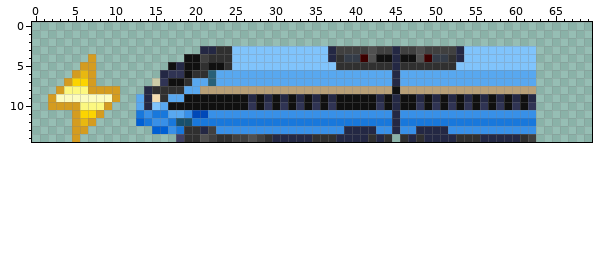
Sprite sheet: docs/download_page/_static/EUM.png. That is the earlier state.
The file is 70x15 pixels.
After:
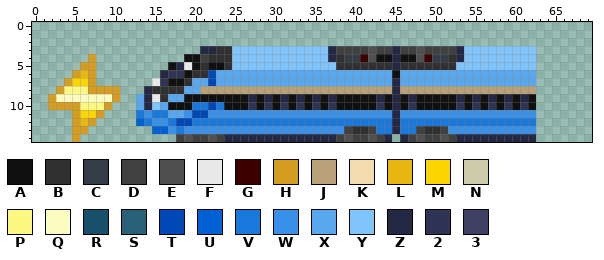
Palette (. is transparent): A #101010  B #303030  C #343c48  D #404040  E #505050  F #e8e8e8  G #3c0000  H #d49c20  J #b8a078  K #f4dcb0  L #e8b810  M #fcd400  N #cccca8  P #fcf880  Q #fcfcc0  R #18506c  S #286078  T #0048b8  U #0060d4  V #1878dc  W #3890e8  X #58a8f0  Y #80c4fc  Z #242844  2 #303454  3 #404064
Change:
y 5: x 19 A -> F
y 6: x 22 S -> T; x 45 Z -> A
y 7: x 15 N -> F; x 22 S -> T
y 8: x 45 A -> Z
y 9: x 15 K -> F; x 47..48 AZ -> ZA; x 50 Z -> A; x 52..62 ZAZAZAZAZAZ -> AZAZAZAZAZA
y 10: x 20..23 AAAA -> VVTV; x 47..48 A2 -> 2A; x 50 2 -> A; x 52..62 2A2A2A2A2A2 -> A2A2A2A2A2A
y 12: x 18..19 RR -> TT
y 13: x 19..22 BBZD -> WWWW; x 39..44 ZZZZWW -> DBBDVV; x 46..51 WWZZZZ -> VVDBBD
y 14: x 18..29 3BBEDBBDDEDB -> DEDDEDZZZZZZ; x 35..44 BBBZZZZBZB -> ZZZDEDDEDZ; x 46..55 BZBZZZZBBB -> ZDEDDEDZZZ; x 61..62 BD -> ZZ
Changed places in both pictures, as pixel boxes (x1, y1, x2, y2):
changed: (152, 62, 272, 142)
changed: (312, 70, 536, 142)
